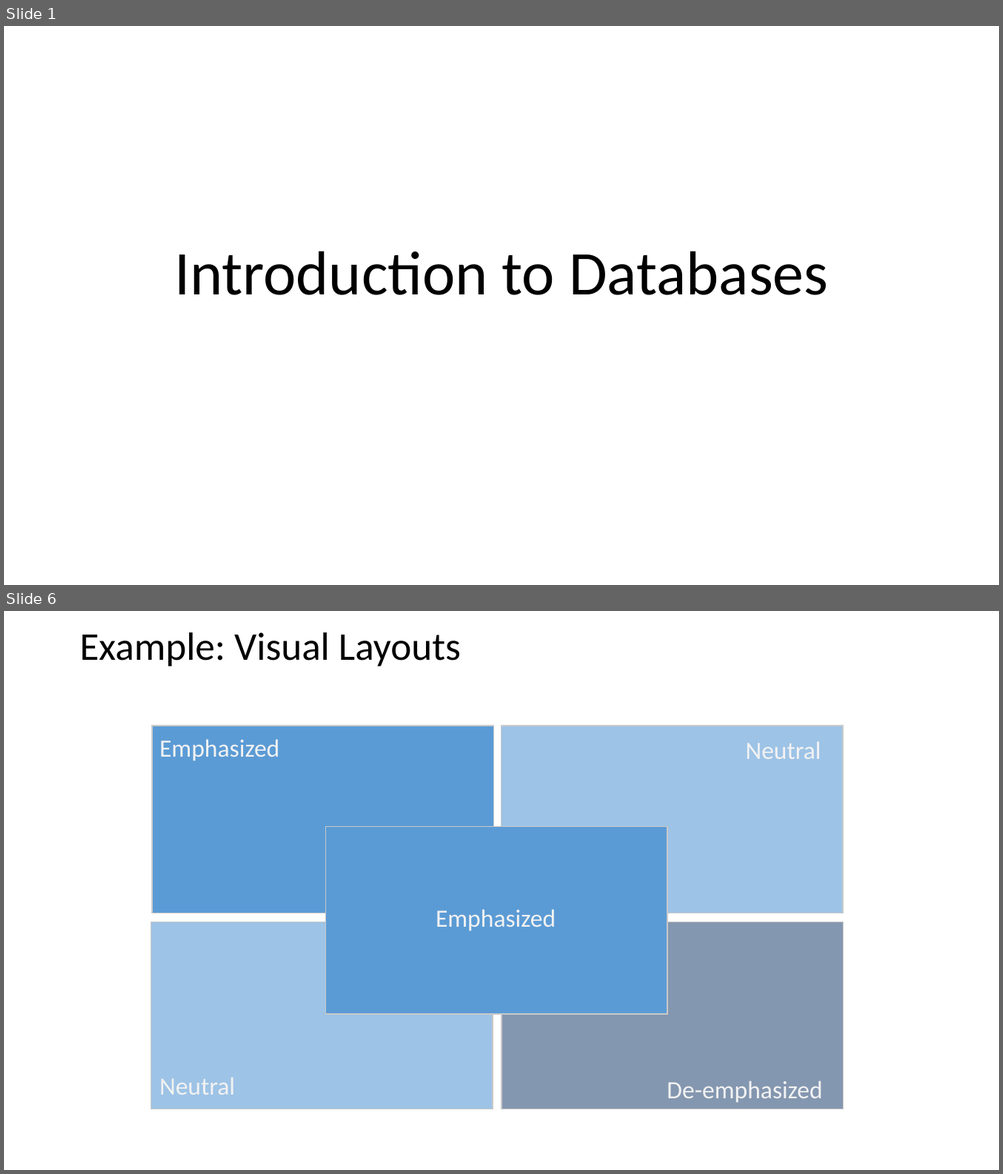
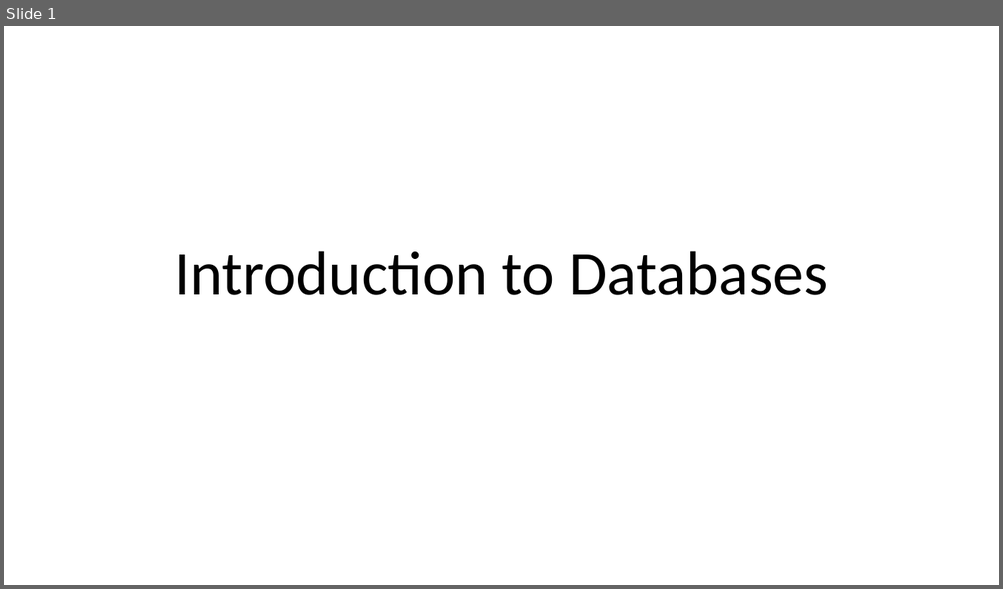
Before and after one commit to ipozdeev/it-skills-for-research, a slide deck: databases/databases_slides.pptx. Shown one above the other, each under a label of ours: slides 1 and 6 before the commit, slide 1 after it; the slides between them are not shown. The pictures are 1003x1174 and 1003x589 pixels, drawn with LibreOffice and Linux fonts; fonts in the diff are those of the drawing. Boxes give left, top, right and bottom in pixels: in the first picture for what was removed or moved away, otherwise in the second. Text is boxed around its words. In the diff, an @@ line names an element or a change of style, - is before the commit and + after.

```diff
--- a/databases/databases_slides.pptx
+++ b/databases/databases_slides.pptx
@@ slide 6 removed at (4,611,999,1170), background #FFFFFF @@
@@ title removed at (79,632,461,667) @@
-Example: Visual Layouts
@@ rectangle removed at (153,726,494,913) @@
@@ text removed at (159,739,279,761) @@
-Emphasized
@@ rectangle removed at (501,726,842,913) @@
@@ text removed at (745,742,821,759) @@
-Neutral
@@ rectangle removed at (326,826,667,1014) @@
@@ text removed at (435,909,555,931) @@
-Emphasized
@@ rectangle removed at (151,922,492,1110) @@
@@ rectangle removed at (502,922,843,1110) @@
@@ text removed at (159,1078,235,1095) @@
-Neutral
@@ text removed at (666,1082,822,1103) @@
-De-emphasized
```
Also in this commit, not shown: 4 slides added, 24 other slides removed, 2 other files.
